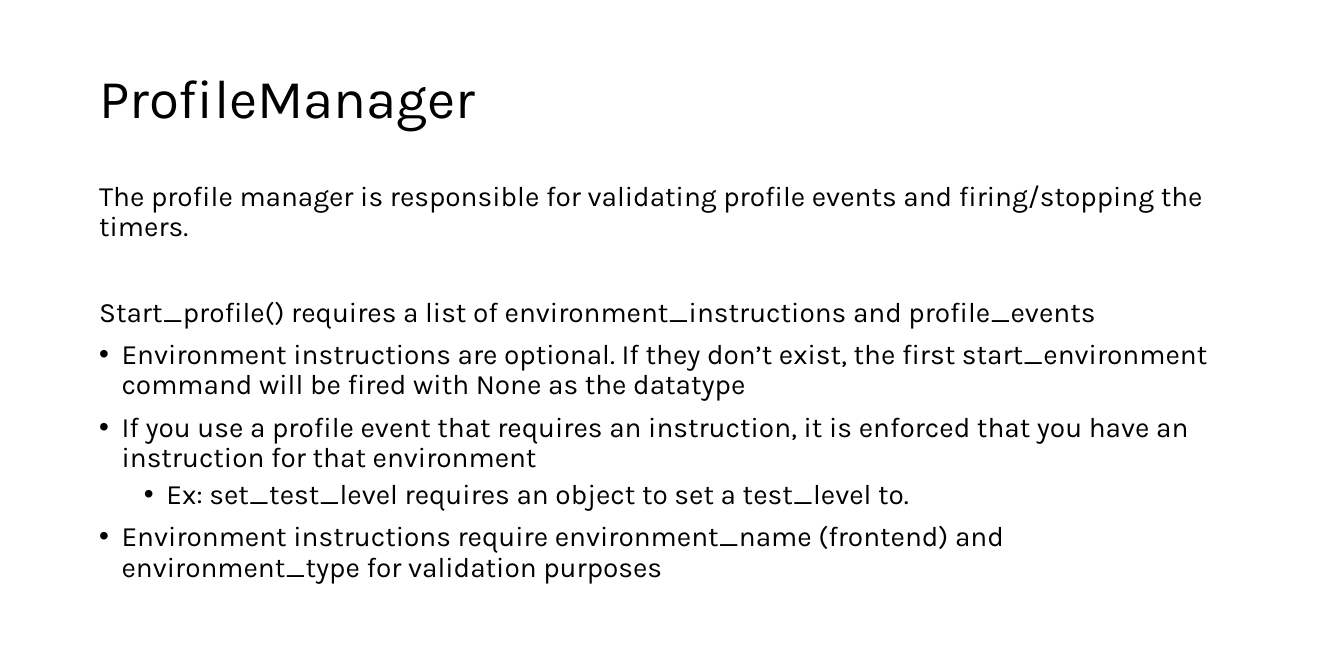
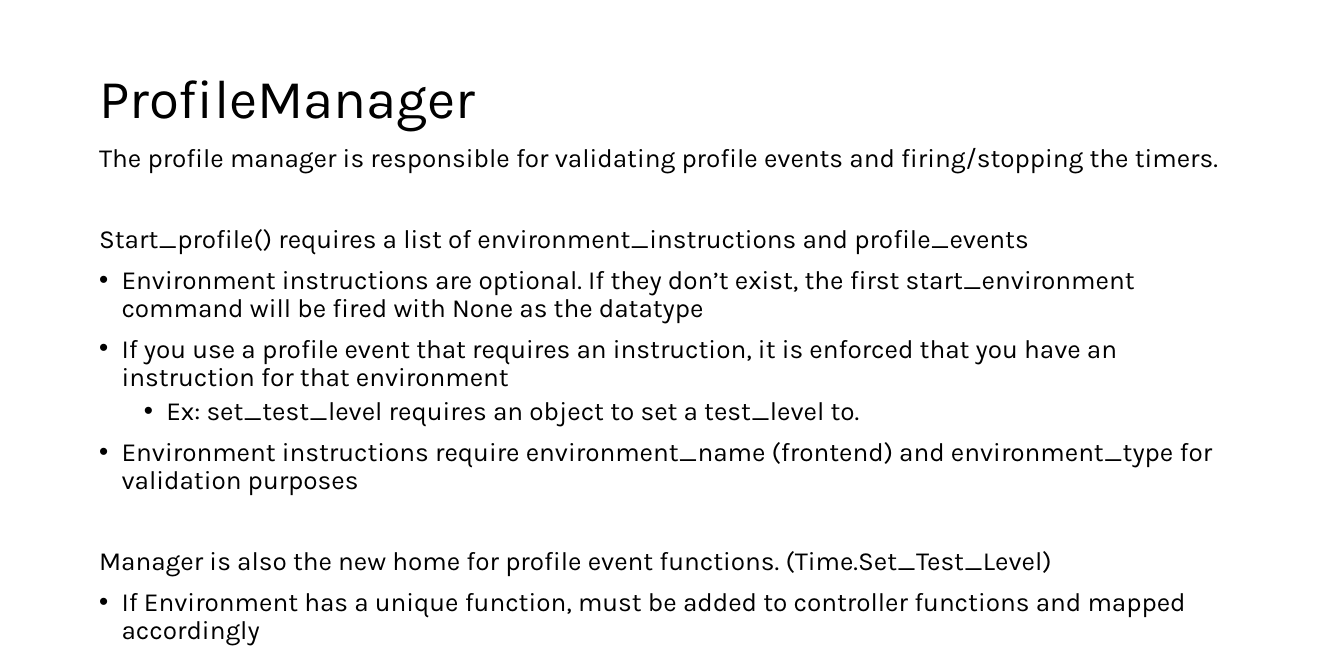
Before and after one commit to CodyLangston34135/rattlesnake-vibration-controller, a slide deck: slide 13 of Rattlesnake Architecture.pptx. Drawn at 1344x672 pixels with LibreOffice and Linux fonts; fonts in the diff are those of the drawing. Boxes give left, top, right and bottom in pixels: in the first picture for what was removed or moved away, otherwise in the second. Text is boxed around its words. In the diff, an @@ line names an element or a change of style, - is before the commit and + after.

```diff
--- a/Rattlesnake Architecture.pptx
+++ b/Rattlesnake Architecture.pptx
@@ text "The profile manager is responsible ...": place and size @@
-text "The profile manager is responsible ..." at (99, 185, 1207, 583)
+text "The profile manager is responsible ..." at (99, 148, 1218, 646)
@@ text at (99, 148, 1218, 495): size 30 to 28 pt in "The profile manager is responsible for validating ...", "Start_profile() requires a list of environment_instructions  ...", "Environment instructions are optional. If they don’t ...", "If you use a profile event that ..." and 2 more places @@
@@ text at (99, 551, 1186, 646): paragraphs added @@
+Manager is also the new home for profile event functions. (Time.Set_Test_Level)
+• If Environment has a unique function, must be added to controller functions and mapped accordingly
```
Also in this commit, not shown: 2 other slides changed.
